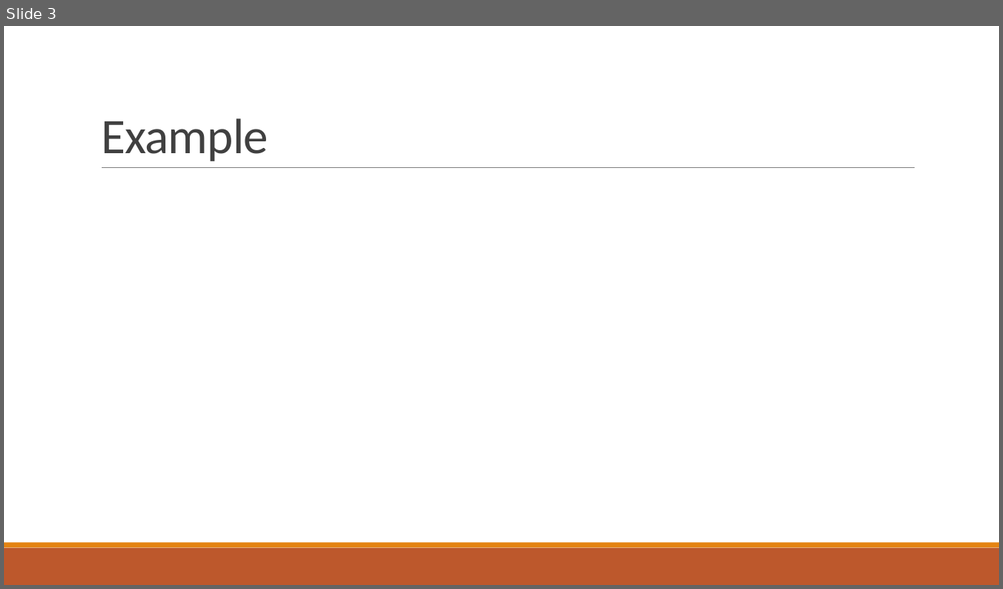
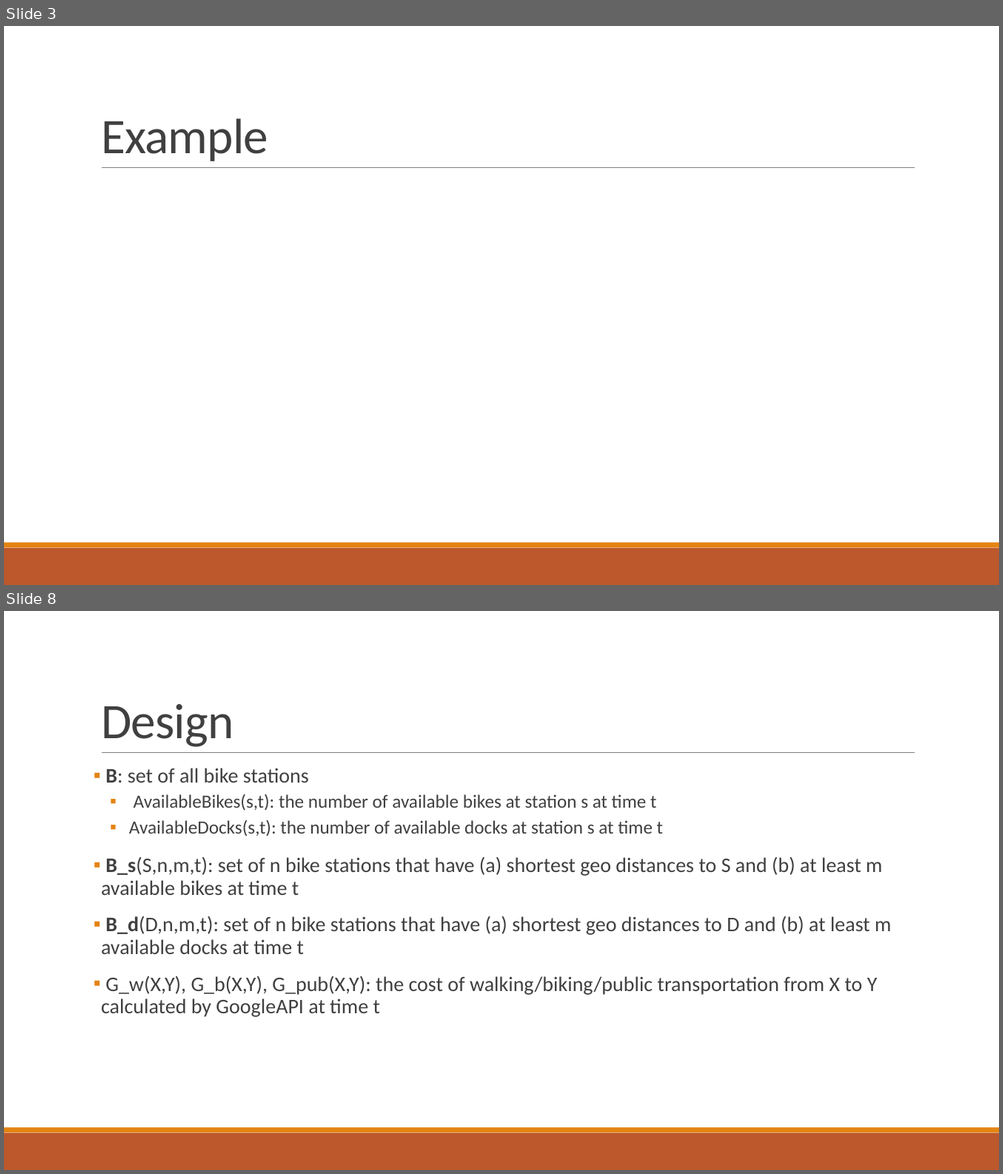
Before and after one commit to nqdao/PHAST, a slide deck: SAVI - Design Camp 2015.pptx. Shown one above the other, each under a label of ours: slide 3 before the commit, slides 3 and 8 after it; the slides between them are not shown. The pictures are 1003x589 and 1003x1174 pixels, drawn with LibreOffice and Linux fonts; fonts in the diff are those of the drawing. Boxes give left, top, right and bottom in pixels: in the first picture for what was removed or moved away, otherwise in the second. Text is boxed around its words. In the diff, an @@ line names an element or a change of style, - is before the commit and + after.

Commit message:
Update Design and Milestones

```diff
--- a/SAVI - Design Camp 2015.pptx
+++ b/SAVI - Design Camp 2015.pptx
@@ slide 8 added at (4,611,999,1170), background #FFFFFF; not listed: 3 template elements that a slide beside it also shows @@
@@ title added at (101,704,234,747), 48 pt, text #404040 @@
+Design
@@ text added at (101,768,891,1017), 20 pt, text #404040 @@
+▪ B: set of all bike stations
+  ▪ AvailableBikes(s,t): the number of available bikes at station s at time t
+  ▪ AvailableDocks(s,t): the number of available docks at station s at time t
+▪ B_s(S,n,m,t): set of n bike stations that have (a) shortest geo distances to S and (b) at least m available bikes at time t
+▪ B_d(D,n,m,t): set of n bike stations that have (a) shortest geo distances to D and (b) at least m available docks at time t
+▪ G_w(X,Y), G_b(X,Y), G_pub(X,Y): the cost of walking/biking/public transportation from X to Y calculated by GoogleAPI at time t
```
Also in this commit, not shown: 2 slides changed, 6 other slides added, 1 slide removed.
